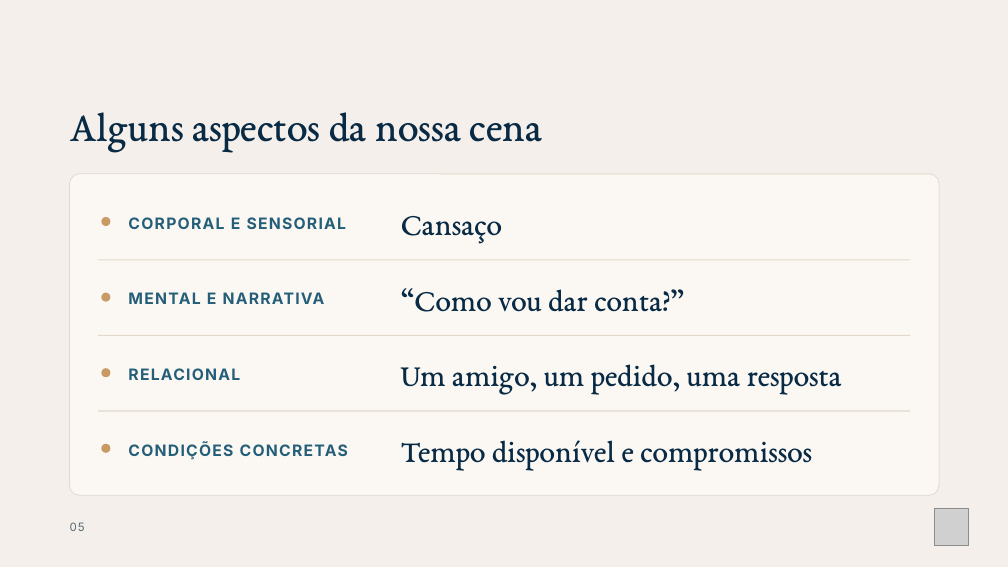
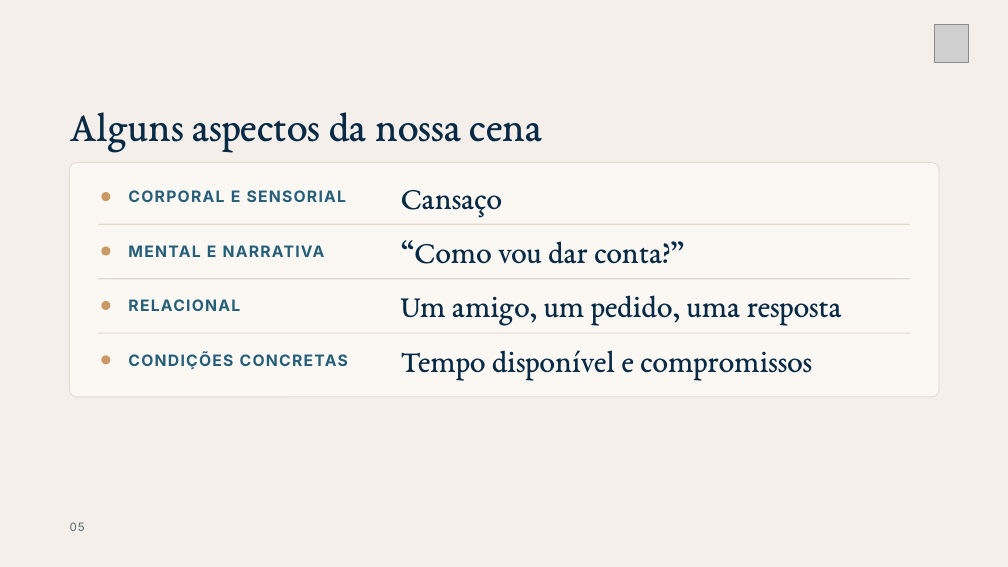
Before and after one commit to fabianodeliberalli/base-cognitiva-vault, a slide deck: slide 5 of 70 - Produções/Cursos/Curso - Nome Provisório/Materiais/Módulo 0/TSH · M0.2 · Como usar os materiais - padronizado.pptx. Drawn at 1008x567 pixels with LibreOffice and Linux fonts; fonts in the diff are those of the drawing; grey boxes stand for pictures. Boxes give left, top, right and bottom in pixels: in the first picture for what was removed or moved away, otherwise in the second. Text is boxed around its words. In the diff, an @@ line names an element or a change of style, - is before the commit and + after.

```diff
--- a/70 - Produções/Cursos/Curso - Nome Provisório/Materiais/Módulo 0/TSH · M0.2 · Como usar os materiais - padronizado.pptx
+++ b/70 - Produções/Cursos/Curso - Nome Provisório/Materiais/Módulo 0/TSH · M0.2 · Como usar os materiais - padronizado.pptx
@@ picture: place and size @@
-picture at bbox=[935, 508, 969, 546]
+picture at bbox=[935, 24, 969, 62]
@@ rounded rectangle: place and size @@
-rounded rectangle at bbox=[70, 174, 939, 495]
+rounded rectangle at bbox=[70, 163, 939, 397]
@@ 2 texts, 1 ellipse: place and size @@
-2 texts, 1 ellipse at bbox=[101, 216, 502, 244]
+2 texts, 1 ellipse at bbox=[101, 190, 502, 217]
@@ rectangle: place and size @@
-rectangle at bbox=[98, 259, 910, 260]
+rectangle at bbox=[98, 224, 910, 225]
@@ text "MENTAL E NARRATIVA": place and size @@
-text "MENTAL E NARRATIVA" at bbox=[128, 292, 325, 304]
+text "MENTAL E NARRATIVA" at bbox=[128, 245, 325, 257]
@@ text "“Como vou dar conta?”": place and size @@
-text "“Como vou dar conta?”" at bbox=[401, 288, 684, 312]
+text "“Como vou dar conta?”" at bbox=[401, 240, 684, 264]
@@ ellipse: place and size @@
-ellipse at bbox=[101, 293, 110, 302]
+ellipse at bbox=[101, 247, 110, 256]
@@ rectangle: place and size @@
-rectangle at bbox=[98, 335, 910, 336]
+rectangle at bbox=[98, 278, 910, 279]
@@ text "RELACIONAL": place and size @@
-text "RELACIONAL" at bbox=[128, 368, 240, 380]
+text "RELACIONAL" at bbox=[128, 299, 240, 311]
@@ text "Um amigo, um pedido, uma ...": place and size @@
-text "Um amigo, um pedido, uma ..." at bbox=[401, 364, 842, 395]
+text "Um amigo, um pedido, uma ..." at bbox=[401, 295, 842, 326]
@@ ellipse: place and size @@
-ellipse at bbox=[101, 368, 110, 377]
+ellipse at bbox=[101, 301, 110, 310]
@@ rectangle: place and size @@
-rectangle at bbox=[98, 411, 910, 411]
+rectangle at bbox=[98, 333, 910, 333]
@@ 2 texts, 1 ellipse: place and size @@
-2 texts, 1 ellipse at bbox=[101, 440, 812, 470]
+2 texts, 1 ellipse at bbox=[101, 350, 812, 380]
```
Also in this commit, not shown: 14 other slides changed, 27 other files.
